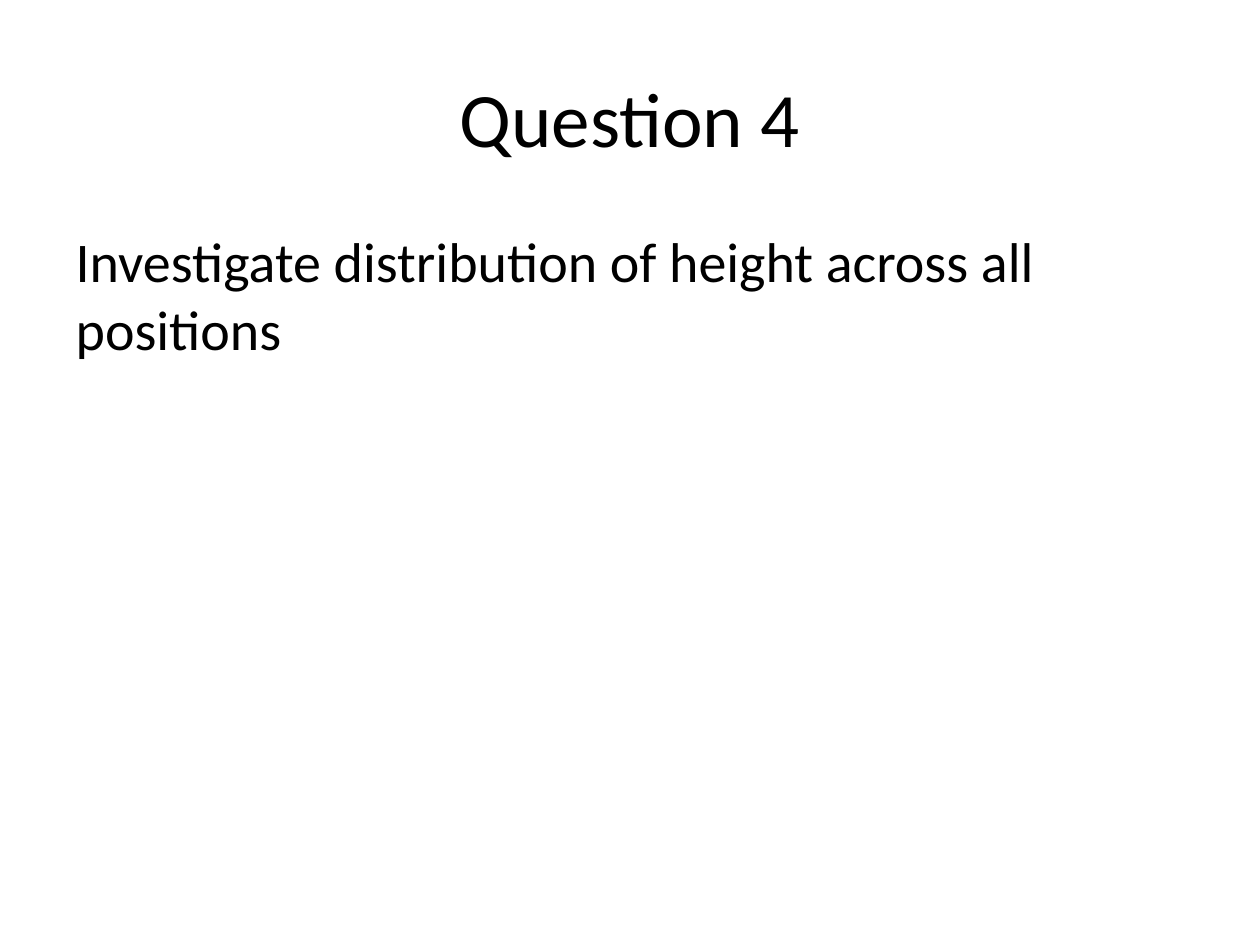
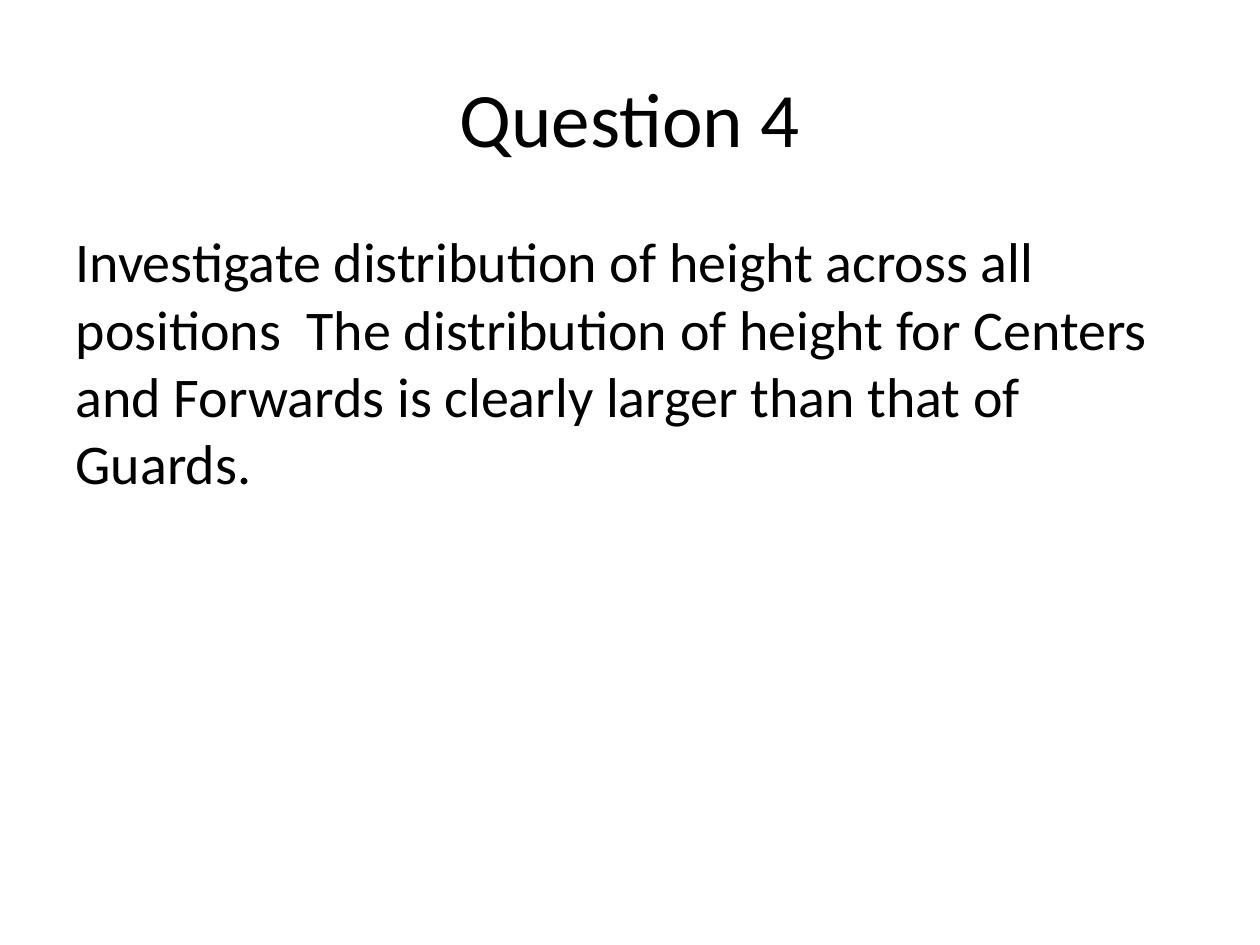
Before and after one commit to rmpalmer/MDS-6306-Doing-Data-Science-Fall-2019, a slide deck: slide 6 of Unit 2/Richard_Palmer_LiveSession_2.pptx (slide 7 before the commit). Drawn at 1260x945 pixels with LibreOffice and Linux fonts; fonts in the diff are those of the drawing. Boxes give left, top, right and bottom in pixels: in the first picture for what was removed or moved away, otherwise in the second. Text is boxed around its words. In the diff, an @@ line names an element or a change of style, - is before the commit and + after.

```diff
--- a/Unit 2/Richard_Palmer_LiveSession_2.pptx
+++ b/Unit 2/Richard_Palmer_LiveSession_2.pptx
@@ text at box(76, 243, 1147, 485): text changed @@
-Investigate distribution of height across all positions
+Investigate distribution of height across all positions The distribution of height for Centers and Forwards is clearly larger than that of Guards.
```
Also in this commit, not shown: 7 other slides changed, 1 slide added, 6 slides removed, 1 other file.
